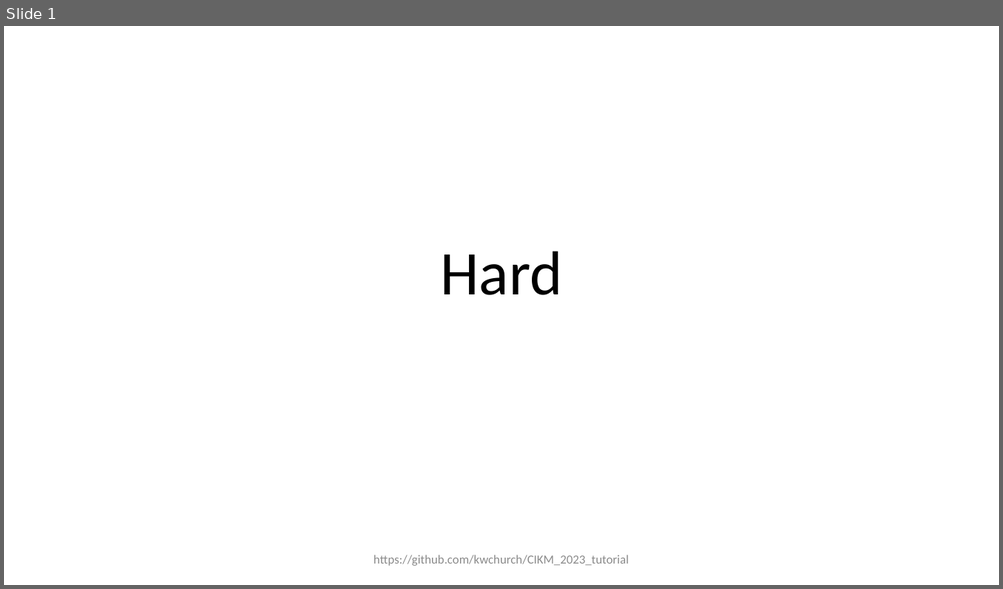
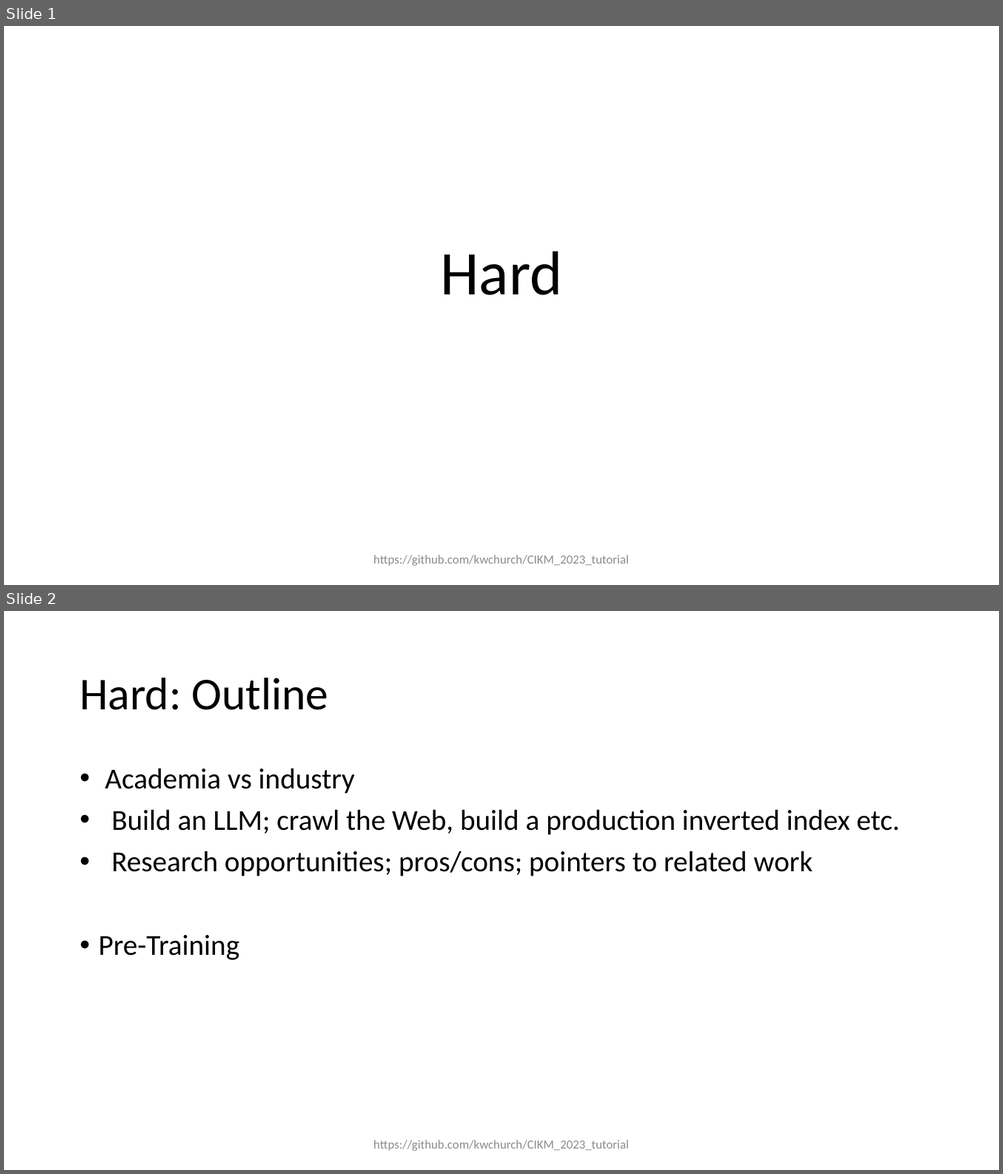
Before and after one commit to kwchurch/CIKM_2023_tutorial, a slide deck: slides/CIKM_Hard.pptx. Shown one above the other, each under a label of ours: slide 1 before the commit, slides 1 and 2 after it. The pictures are 1003x589 and 1003x1174 pixels, drawn with LibreOffice and Linux fonts; fonts in the diff are those of the drawing. Boxes give left, top, right and bottom in pixels: in the first picture for what was removed or moved away, otherwise in the second. Text is boxed around its words. In the diff, an @@ line names an element or a change of style, - is before the commit and + after.

```diff
--- a/slides/CIKM_Hard.pptx
+++ b/slides/CIKM_Hard.pptx
@@ slide 2 added at (4, 611, 999, 1170), background #FFFFFF @@
@@ title added at (79, 678, 329, 710), 44 pt, text #000000 @@
+Hard: Outline
@@ text added at (99, 768, 899, 960), 28 pt, text #000000 @@
+• Academia vs industry
+• Build an LLM; crawl the Web, build a production inverted index etc.
+• Research opportunities; pros/cons; pointers to related work
+• Pre-Training
@@ text added at (373, 1140, 629, 1151), 12 pt, text #8C8C8C @@
+https://github.com/kwchurch/CIKM_2023_tutorial
```
Also in this commit, not shown: 1 other file.
